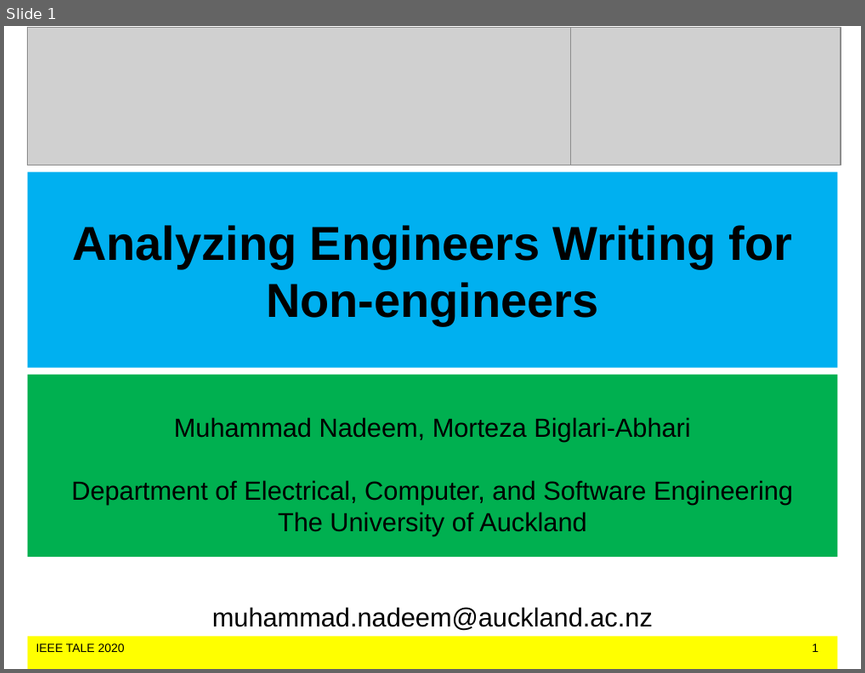
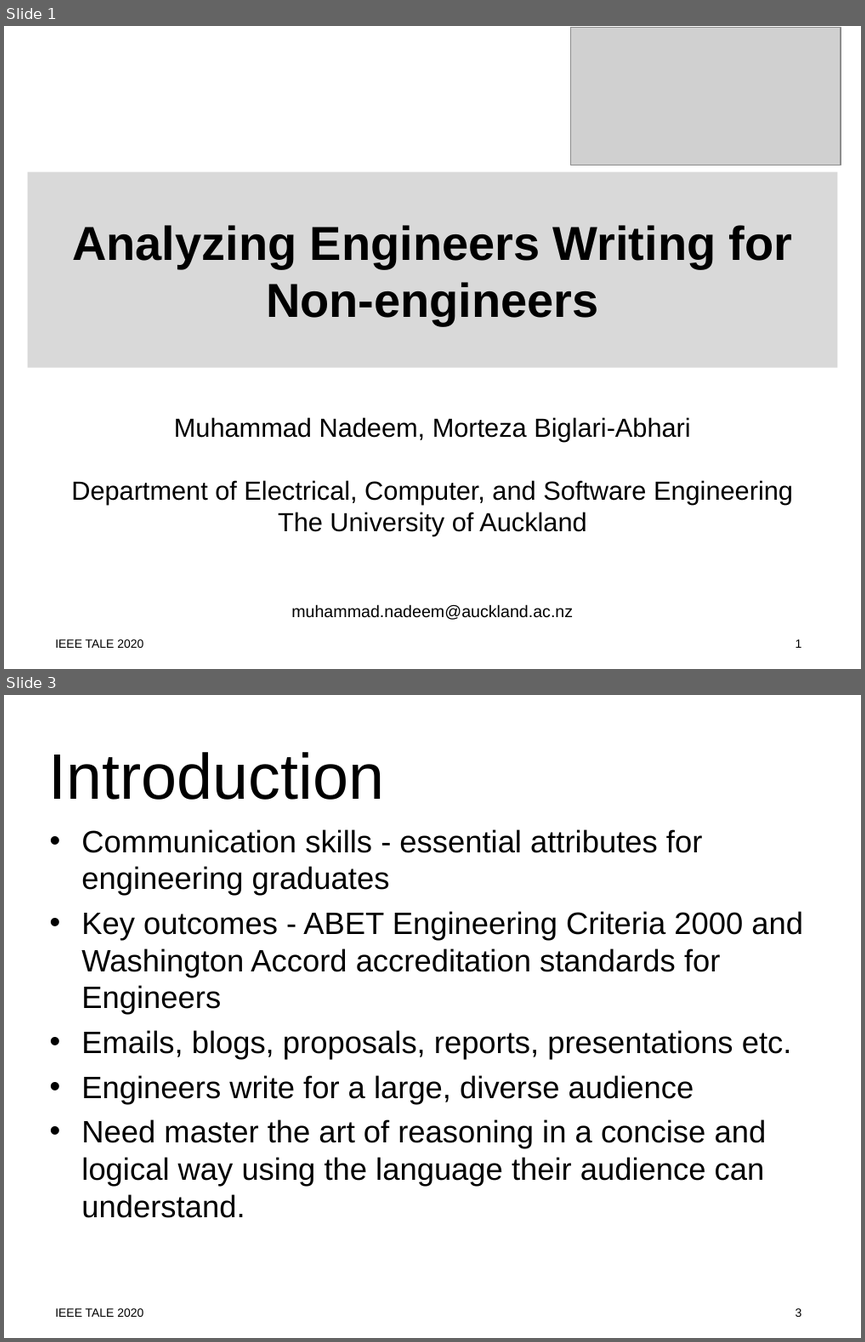
Before and after one commit to MuhammadNadeemAUM/Writing-Diet, a slide deck: Nadeem_IEEE TALE_259.ppt. Shown one above the other, each under a label of ours: slide 1 before the commit, slides 1 and 3 after it; the slides between them are not shown. The pictures are 865x673 and 865x1342 pixels, drawn with LibreOffice and Linux fonts; fonts in the diff are those of the drawing; grey boxes stand for pictures. Boxes give left, top, right and bottom in pixels: in the first picture for what was removed or moved away, otherwise in the second. Text is boxed around its words. In the diff, an @@ line names an element or a change of style, - is before the commit and + after.

```diff
--- a/Nadeem_IEEE TALE_259.ppt
+++ b/Nadeem_IEEE TALE_259.ppt
@@ slide 3 added at box(4, 695, 861, 1338), background #FFFFFF; not listed: 1 template element that a slide beside it also shows @@
@@ title added at box(49, 752, 385, 800), 54 pt, text #000000 @@
+Introduction
@@ text added at box(81, 829, 803, 1218), 26 pt, text #000000 @@
+• Communication skills - essential attributes for engineering graduates
+• Key outcomes - ABET Engineering Criteria 2000 and Washington Accord accreditation standards for Engineers
+• Emails, blogs, proposals, reports, presentations etc.
+• Engineers write for a large, diverse audience
+• Need master the art of reasoning in a concise and logical way using the language their audience can understand.
@@ slide 1 changed as well @@
@@ picture removed at box(27, 28, 570, 165) @@
@@ title "Analyzing Engineers Writing for Non-engineers" at box(27, 171, 837, 367): fill #00B0F0 to #D9D9D9 @@
@@ subtitle "Muhammad Nadeem, Morteza Biglari-Abhari": place and size @@
-subtitle "Muhammad Nadeem, Morteza Biglari-Abhari" at box(27, 374, 837, 556)
+subtitle "Muhammad Nadeem, Morteza Biglari-Abhari" at box(71, 417, 793, 619)
@@ subtitle "Muhammad Nadeem, Morteza Biglari-Abhari" at box(71, 417, 793, 619): fill #00B050 to none @@
@@ subtitle at box(291, 604, 573, 619): size 22 to 14 pt in "muhammad.nadeem@auckland.ac.nz"; less space between paragraphs @@
@@ text: place and size @@
-text at box(27, 636, 837, 669)
+text at box(55, 639, 802, 647)
@@ text at box(55, 639, 802, 647): fill #FFFF00 to none @@
```
Also in this commit, not shown: 2 other slides changed, 10 other slides added, 8 slides removed, 5 other files.
